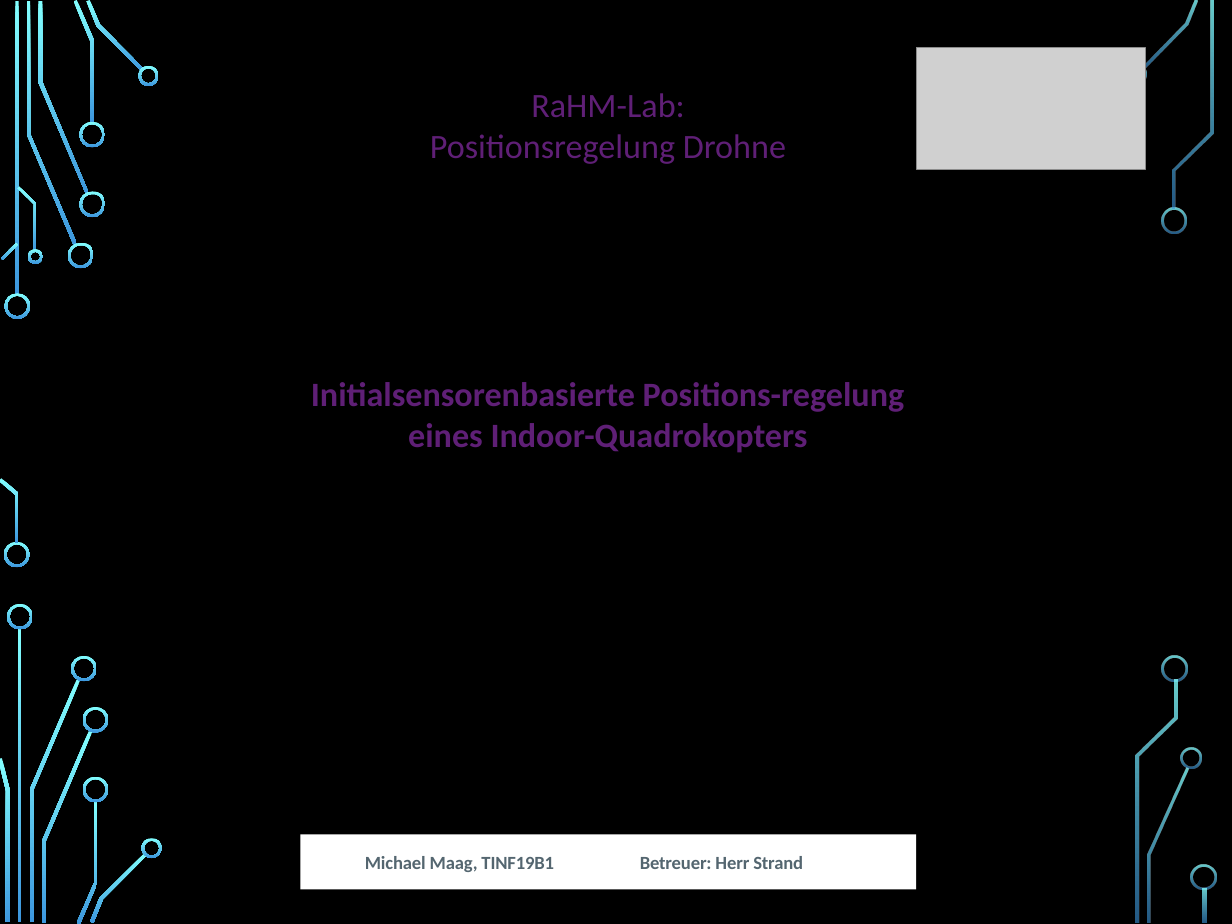
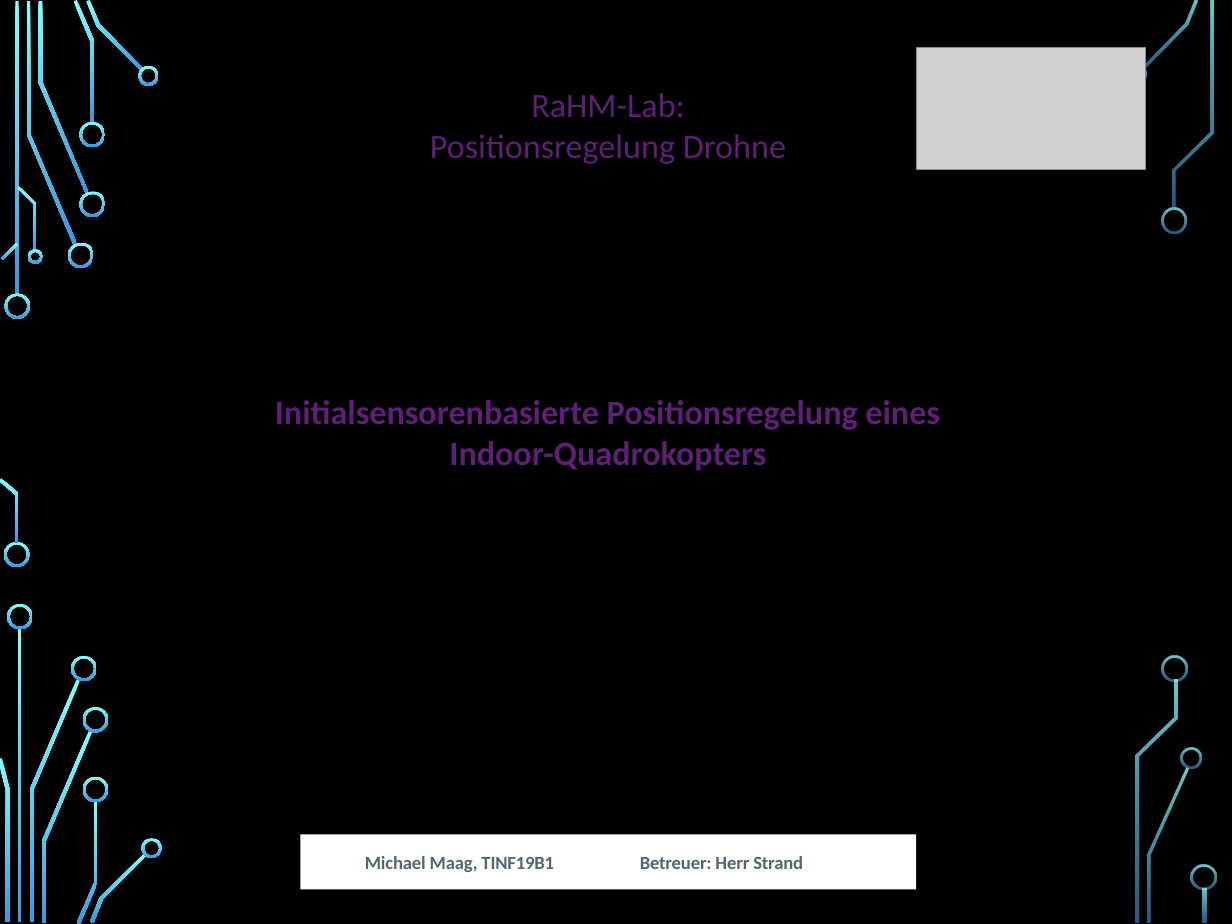
Before and after one commit to MobMonRob/ROSLabDrohne, a slide deck: slide 1 of Anforderungen/Abschlusspräsentation.pptx. Drawn at 1232x924 pixels with LibreOffice and Linux fonts; fonts in the diff are those of the drawing; grey boxes stand for pictures; background and template pictures are left out. Boxes give left, top, right and bottom in pixels: in the first picture for what was removed or moved away, otherwise in the second. Text is boxed around its words. In the diff, an @@ line names an element or a change of style, - is before the commit and + after.

```diff
--- a/Anforderungen/Abschlusspräsentation.pptx
+++ b/Anforderungen/Abschlusspräsentation.pptx
@@ text at (x1=275, y1=400, x2=940, y2=471): text changed @@
-Initialsensorenbasierte Positions-regelung eines Indoor-Quadrokopters
+Initialsensorenbasierte Positionsregelung eines Indoor-Quadrokopters
```
Also in this commit, not shown: 8 other slides changed, 5 slides added, 4 slides removed, 2 other files.
